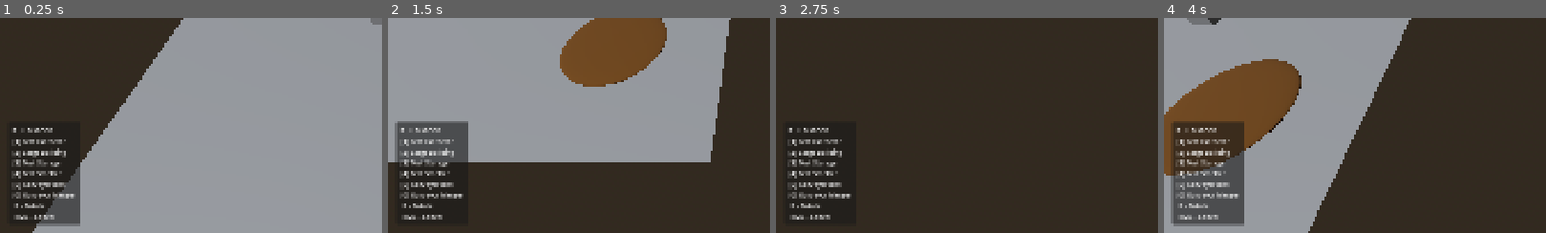
Above: before the commit, frames 1-4 (left to right).
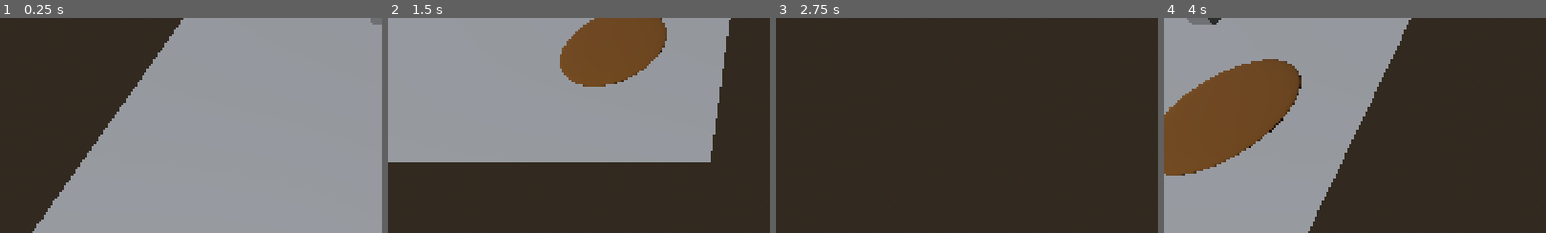
Above: after the commit, the same moments.

Repository: ChrisGiggleman/industrial-warfare
Game: Godot game, scene res://scenes/core/main.tscn
Same seed, same stepped clock (60 frames per second), same inputs: the game is played once before the commit and once after it.
Inputs (mouse positions are % of the whole screen's width and height, from its top left):
- Up to frame 1 (0.25 s): no input
- Up to frame 2 (1.5 s): tap Enter at 0.5 s; move the mouse to (72, 45) at 0.52 s; hold D (move_right) 0.53-1.28 s; hold Mouse wheel up (camera_zoom_in) 0.53-1.28 s; move the mouse to (30, 55) at 1.27 s; hold S (move_backward) from 1.28 s (still down); tap Mouse wheel down (camera_zoom_out) at 1.35 s
- Up to frame 3 (2.75 s): move the mouse to (60, 28) at 2.02 s; release S (move_backward) at 2.03 s; hold D (move_right) from 2.03 s (still down); hold Delete (demolish_selected) from 2.03 s (still down)
- Up to frame 4 (4 s): move the mouse to (45, 70) at 2.77 s; release D (move_right) at 2.78 s; release Delete (demolish_selected) at 2.78 s; hold W (move_forward) 2.78-3.53 s; click (45, 70) at 2.85 s; move the mouse to (80, 65) at 3.52 s; hold A (move_left) from 3.53 s (still down); hold R (rotate_placement) from 3.53 s (still down)
The pictures show only the part of the screen within x 0-50%, y 50-100%; the shares and areas given below are measured in that part.

The runs differ from the first frame. In frame 1, 3.5% of the frame differs, in the area x 3-21%, y 51-97%; in frame 2, 4.7%; in frame 3, 2.1%; in frame 4, 9.0%, in the area x 1-21%, y 48-97%.
Error before the commit: Parse Error: Too many arguments for "find_nearest_preview()" call. Expected at most 3 but received 4. (res://scripts/world_interaction.gd:1716)

Commit message:
Reject belt-to-building preview snaps that violate shared footprint grid parity

Diff:
--- a/scripts/components/conveyor_building_placement_snap.gd
+++ b/scripts/components/conveyor_building_placement_snap.gd
@@ -30,7 +30,8 @@
 static func find_nearest_preview(
 	building: Node3D,
 	mouse_world_position: Vector3,
-	search_radius: float = 1.5
+	search_radius: float = 1.5,
+	world_footprint: Vector2i = Vector2i.ZERO
 ) -> Dictionary:
 
 	# =============================================================================
@@ -189,6 +190,27 @@
 			)
 
 			# =============================================================================
+			# KEEP ALL SNAPPED BUILDINGS ON THE SHARED FACTORY GRID
+			# =============================================================================
+
+			# Building-origin parity depends on the rotated footprint.
+			# Never quietly pull a new building half a tile off its
+			# footprint grid just to connect to an older off-grid belt.
+			# Those belts can instead use the existing offset connectors.
+
+			if world_footprint.x > 0 and world_footprint.y > 0:
+				var grid_origin: Vector3 = FactoryGrid.snap_building_origin(
+					proposed_position,
+					world_footprint
+				)
+				var grid_offset := Vector2(
+					proposed_position.x - grid_origin.x,
+					proposed_position.z - grid_origin.z
+				)
+				if grid_offset.length_squared() > 0.0001:
+					continue
+
+			# =============================================================================
 			# MEASURE DISTANCE TO PLAYER'S MOUSE
 			# =============================================================================
 
